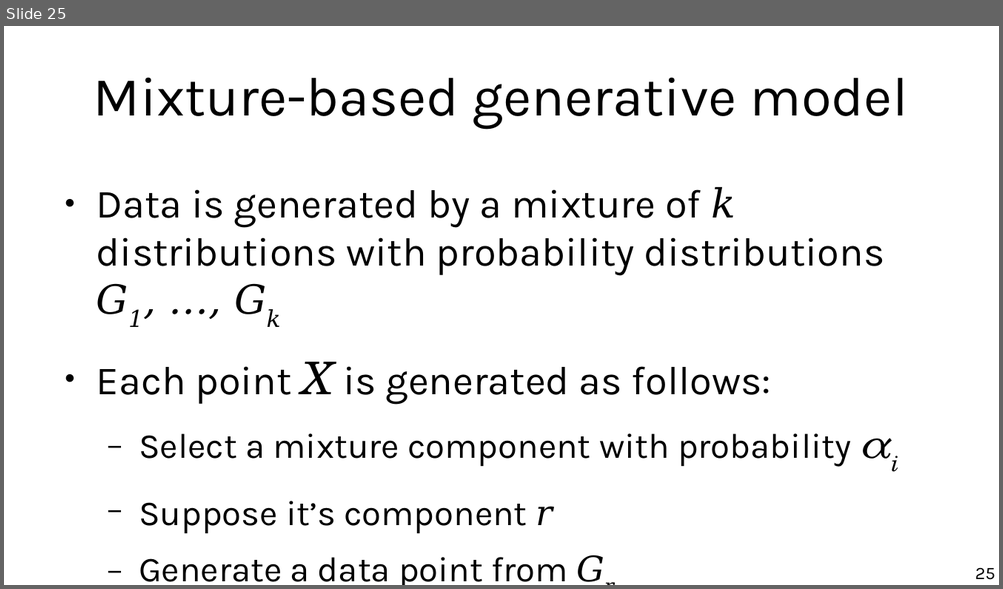
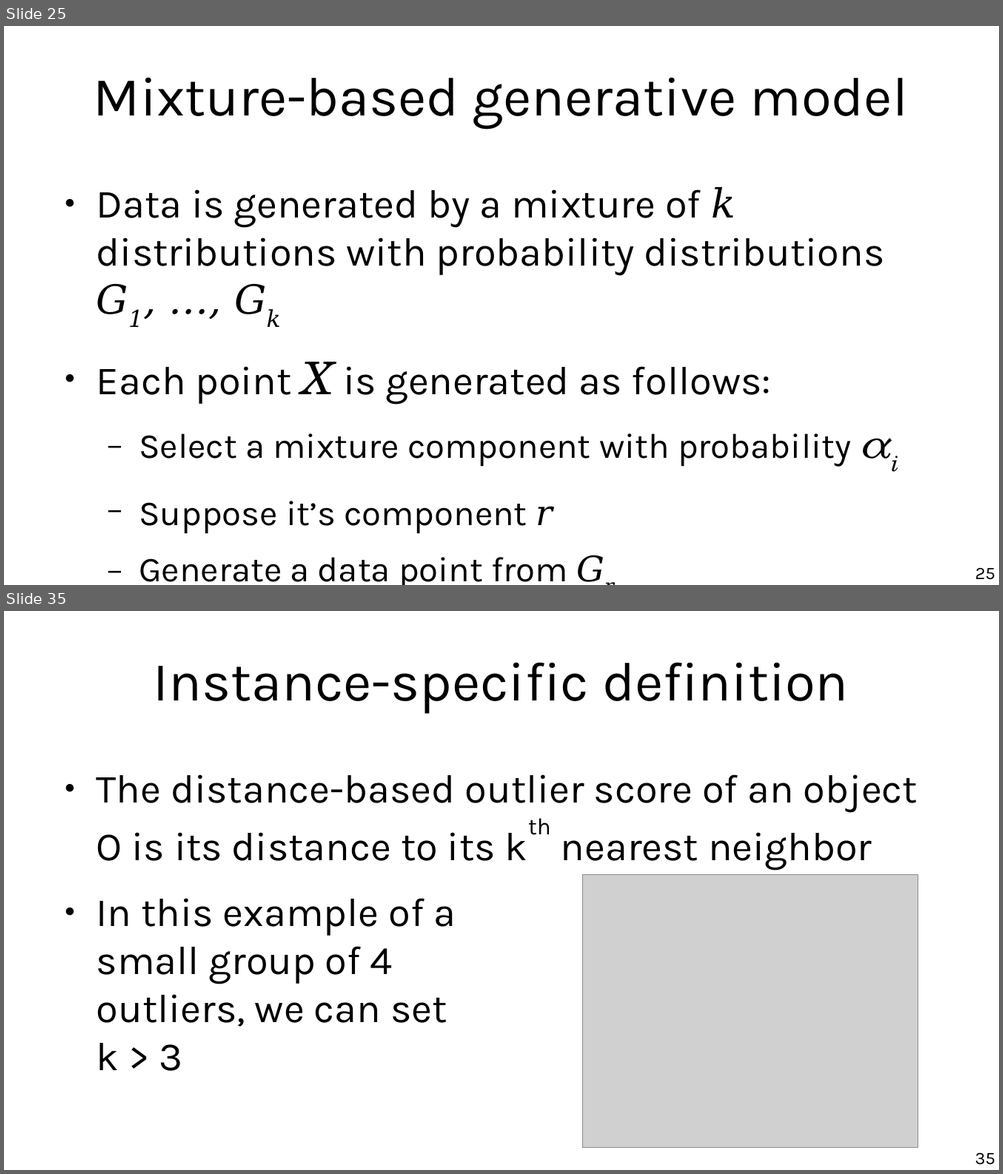
Before and after one commit to marco-calautti/data-mining-course, a slide deck: theory/tt09_outlier_detection.odp. Shown one above the other, each under a label of ours: slide 25 before the commit, slides 25 and 35 after it; the slides between them are not shown. The pictures are 1003x589 and 1003x1174 pixels, drawn with LibreOffice and Linux fonts; fonts in the diff are those of the drawing; grey boxes stand for pictures. Boxes give left, top, right and bottom in pixels: in the first picture for what was removed or moved away, otherwise in the second. Text is boxed around its words. In the diff, an @@ line names an element or a change of style, - is before the commit and + after.

```diff
--- a/theory/tt09_outlier_detection.odp
+++ b/theory/tt09_outlier_detection.odp
@@ slide 35 added at (4, 611, 999, 1170), background #FFFFFF @@
@@ title added at (153, 662, 848, 714), 44 pt, text #000000 @@
+Instance-specific definition
@@ text added at (96, 775, 918, 1071), 32 pt, text #000000 @@
+● The distance-based outlier score of an object O is its distance to its kth nearest neighbor
+● In this example of a
+  small group of 4
+  outliers, we can set
+  k > 3
@@ picture added at (583, 875, 918, 1149) @@
@@ page number added at (975, 1153, 995, 1165), 14 pt, text #000000 @@
+35
```
Also in this commit, not shown: 5 slides changed, 23 other slides added, 3 slides removed.
